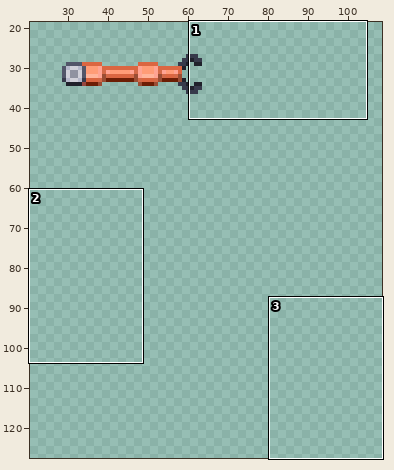
Two states of a sprite sheet, Resources/Textures/_Goobstation/Structures/Machines/robotic_arm.rsi/arm-long.png. Above, an overview of the earlier version with the close-up marked.
Close-up. Before:
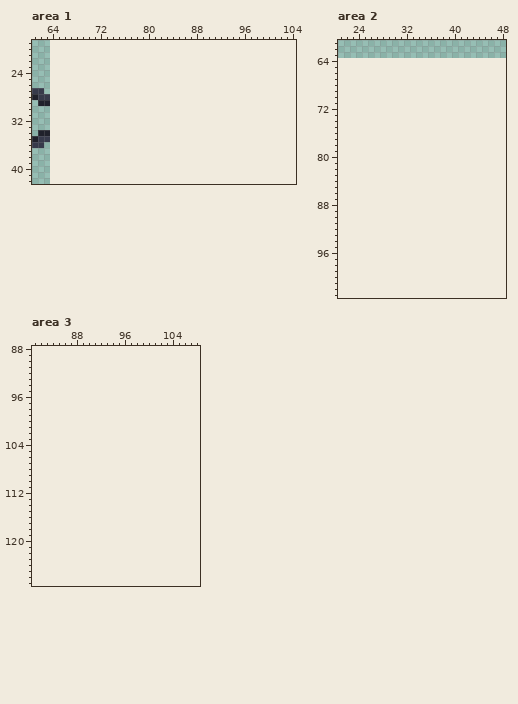
The file is 64x64 pixels. Shown: area 1: x 61..104, y 19..42; area 2: x 21..48, y 61..103; area 3: x 81..108, y 88..127. The old version is drawn lined up with the new one, on the new canvas. The wide view leaves out empty margins.
And afterwards:
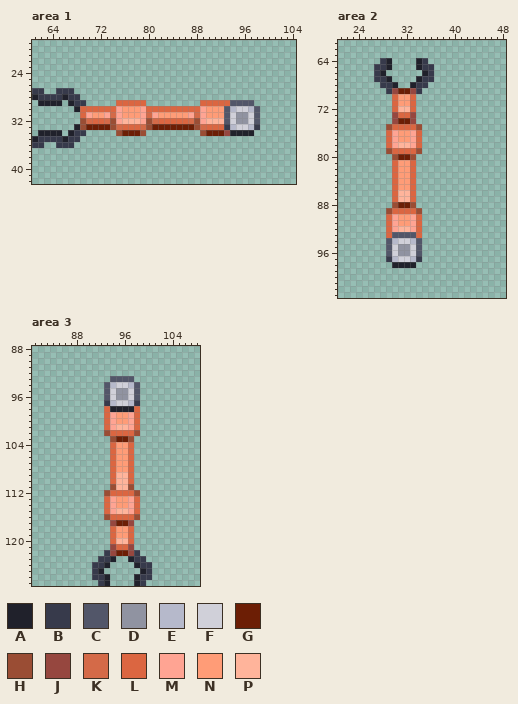
Palette (. is transparent): A #20212b  B #373a4b  C #525669  D #9093a1  E #b6b9cb  F #d0d0d9  G #6c1e05  H #9a4d34  J #96473f  K #d46a48  L #db6641  M #ffa493  N #ff9c77  P #ffb49b
Commit: directionals for robot arm
The edit:
canvas 64x64 -> 128x128
--- area 1
@@ x 61..104 @@
 26 ............................................
-27 BB..........................................
-28 ABB.........................................
-29 .AA.........................................
-30 ............................................
-31 ............................................
-32 ............................................
-33 ............................................
-34 .AA.........................................
-35 ABB.........................................
-36 BB..........................................
+27 BB..BBB.....................................
+28 ABBBBABB....................................
+29 .AAAA.ABB.....LLLLL.........LLLLLCCCC.......
+30 .......ALLLLLLMNNNMLLLLLLLLLMNNNCEFFEC......
+31 ........LMNNMKMNNNMKMNNNNNMKMNNNCFDDFC......
+32 ........HKLLKHMPPPMHKLLLLLKHMPPPCFDDFC......
+33 .......AHGGGGHKLLLKHGGGGGGGHKLLLBEFFEB......
+34 .AAAA.ABB.....HGGGH.........HGGGJAAAA.......
+35 ABBBBABB....................................
+36 BB..BBB.....................................
 37 ............................................
--- area 2
@@ x 25..38 @@
  63 ..............
- 64 ..............
- 65 ..............
- 66 ..............
- 67 ..............
- 68 ..............
- 69 ..............
- 70 ..............
- 71 ..............
- 72 ..............
- 73 ..............
- 74 ..............
- 75 ..............
- 76 ..............
- 77 ..............
- 78 ..............
- 79 ..............
- 80 ..............
- 81 ..............
- 82 ..............
- 83 ..............
- 84 ..............
- 85 ..............
- 86 ..............
- 87 ..............
- 88 ..............
- 89 ..............
- 90 ..............
- 91 ..............
- 92 ..............
- 93 ..............
- 94 ..............
- 95 ..............
- 96 ..............
- 97 ..............
- 98 ..............
+ 64 ...BA....AB...
+ 65 ..BBA....ABB..
+ 66 ..BA......AB..
+ 67 ..BBA....ABB..
+ 68 ...BBA..ABB...
+ 69 ....BJGGJB....
+ 70 .....LNNL.....
+ 71 .....LNNL.....
+ 72 .....LPPL.....
+ 73 .....JLLJ.....
+ 74 .....JGGJ.....
+ 75 ....HLLLLH....
+ 76 ....LMNNML....
+ 77 ....LMNNML....
+ 78 ....LMPPML....
+ 79 ....HLLLLH....
+ 80 .....HGGH.....
+ 81 .....LNNL.....
+ 82 .....LNNL.....
+ 83 .....LNNL.....
+ 84 .....LNNL.....
+ 85 .....LNNL.....
+ 86 .....LPPL.....
+ 87 .....LPPL.....
+ 88 .....HGGH.....
+ 89 ....HLLLLH....
+ 90 ....LMNNML....
+ 91 ....LMNNML....
+ 92 ....LMPPML....
+ 93 ....LCCCCL....
+ 94 ....CEFFEC....
+ 95 ....CFDDFC....
+ 96 ....CFDDFC....
+ 97 ....BEFFEB....
+ 98 .....AAAA.....
  99 ..............
--- area 3
@@ x 89..102 @@
  92 ..............
- 93 ..............
- 94 ..............
- 95 ..............
- 96 ..............
- 97 ..............
- 98 ..............
- 99 ..............
-100 ..............
-101 ..............
-102 ..............
-103 ..............
-104 ..............
-105 ..............
-106 ..............
-107 ..............
-108 ..............
-109 ..............
-110 ..............
-111 ..............
-112 ..............
-113 ..............
-114 ..............
-115 ..............
-116 ..............
-117 ..............
-118 ..............
-119 ..............
-120 ..............
-121 ..............
-122 ..............
-123 ..............
-124 ..............
-125 ..............
-126 ..............
-127 ..............
+ 93 .....CCCC.....
+ 94 ....CEFFEC....
+ 95 ....CFDDFC....
+ 96 ....CFDDFC....
+ 97 ....BEFFEB....
+ 98 ....LAAAAL....
+ 99 ....LMNNML....
+100 ....LMNNML....
+101 ....LMPPML....
+102 ....HLLLLH....
+103 .....HGGH.....
+104 .....LNNL.....
+105 .....LNNL.....
+106 .....LNNL.....
+107 .....LNNL.....
+108 .....LNNL.....
+109 .....LPPL.....
+110 .....LPPL.....
+111 .....HPPH.....
+112 ....HLLLLH....
+113 ....LMNNML....
+114 ....LMNNML....
+115 ....LMPPML....
+116 ....HLLLLH....
+117 .....JGGJ.....
+118 .....LNNL.....
+119 .....LNNL.....
+120 .....LPPL.....
+121 .....JLLJ.....
+122 ....BJGGJB....
+123 ...BBA..ABB...
+124 ..BBA....ABB..
+125 ..BA......AB..
+126 ..BBA....ABB..
+127 ...BA....AB...
Boxes around the changes in both close-ups, in picture pixels (x1, y1, x2, y2):
added: (50, 88, 260, 148)
added: (374, 58, 434, 268)
added: (92, 376, 152, 586)
